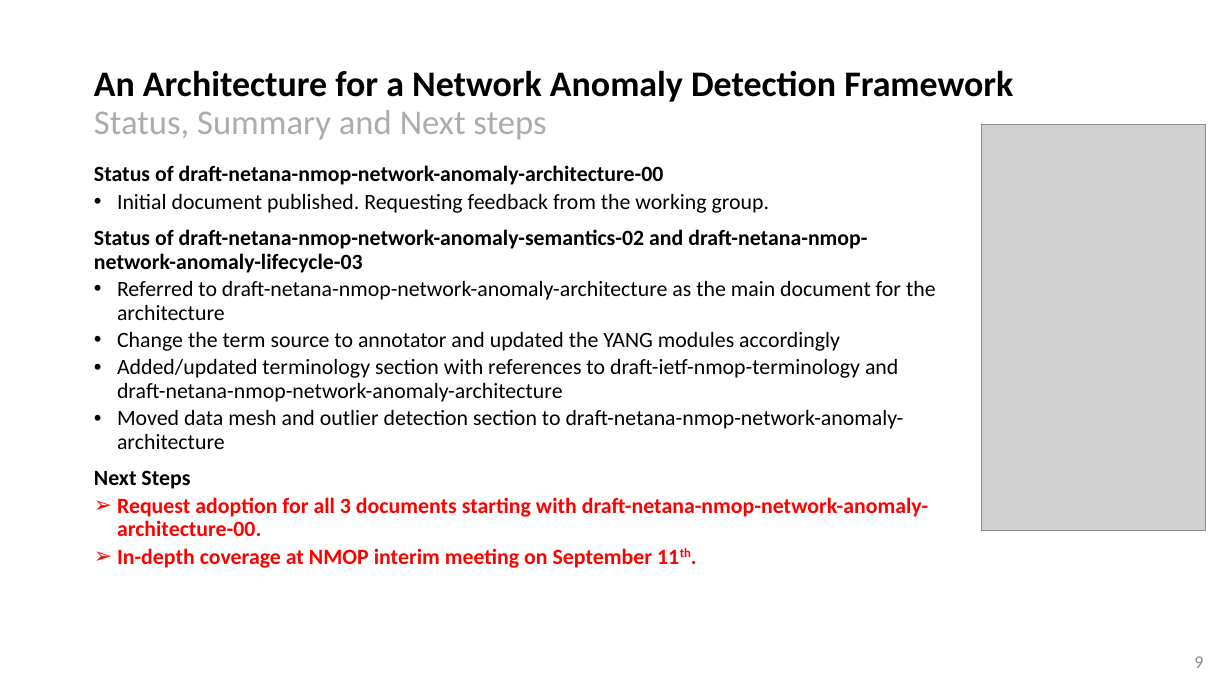
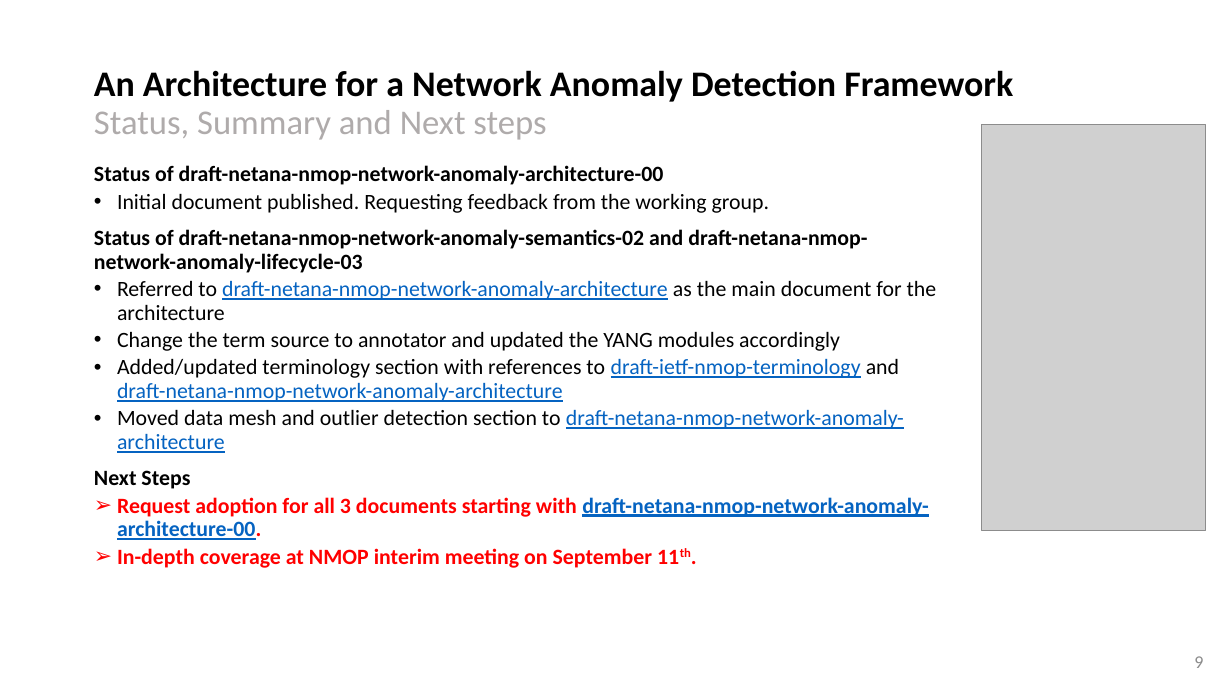
Before and after one commit to network-analytics/ietf-network-analytics-document-status, a slide deck: slide 9 of 120/NMOP/draft-netana-nmop-network-anomaly-architecture-semantics-lifecycle.pptx. Drawn at 1232x693 pixels with LibreOffice and Linux fonts; fonts in the diff are those of the drawing; grey boxes stand for pictures. Boxes give left, top, right and bottom in pixels: in the first picture for what was removed or moved away, otherwise in the second. Text is boxed around its words. In the diff, an @@ line names an element or a change of style, - is before the commit and + after.

```diff
--- a/120/NMOP/draft-netana-nmop-network-anomaly-architecture-semantics-lifecycle.pptx
+++ b/120/NMOP/draft-netana-nmop-network-anomaly-architecture-semantics-lifecycle.pptx
@@ text at [117,281,937,540]: text colour #000000 to #0563C1 in "draft-netana-nmop-network-anomaly-architecture", "draft-ietf-nmop-terminology draft-netana-nmop-network-anomal ...", "draft-netana-nmop-network-anomaly-architecture"; underline on in "draft-netana-nmop-network-anomaly-architecture", "draft-ietf-nmop-terminology draft-netana-nmop-network-anomal ...", "draft-netana-nmop-network-anomaly-architecture", "draft-netana-nmop-network-anomaly-architecture-00."; text colour #FF0000 to #0563C1 in "draft-netana-nmop-network-anomaly-architecture-00." @@
```
Also in this commit, not shown: 4 other slides changed, 3 slides added, 1 other file.
